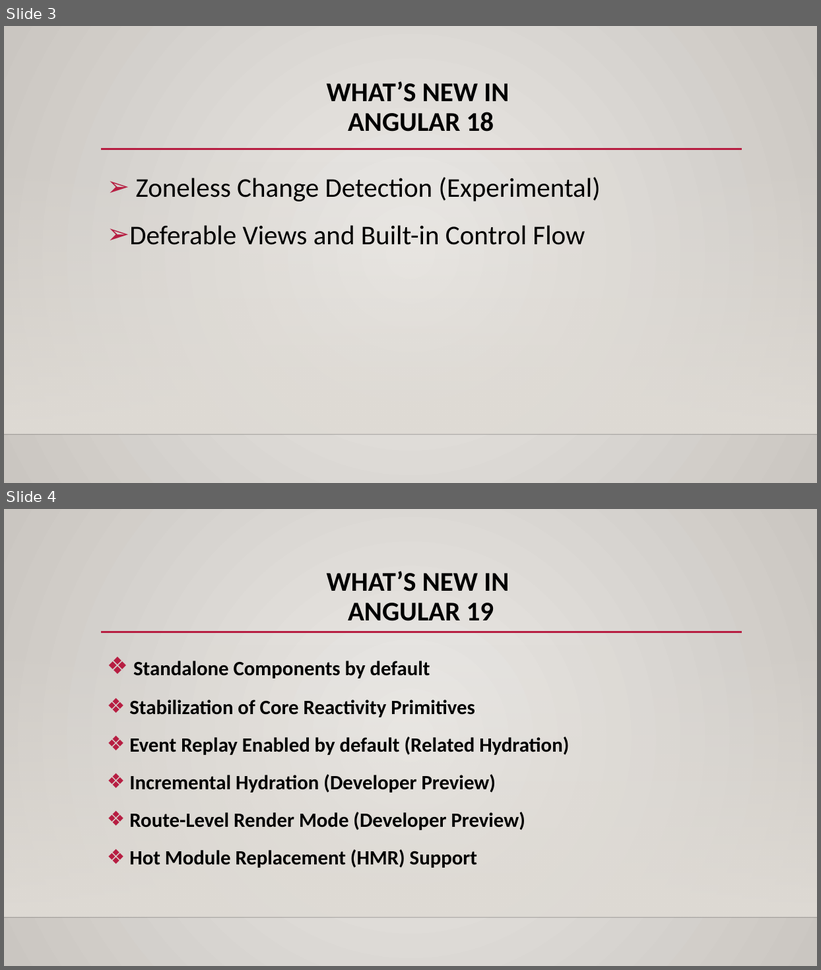
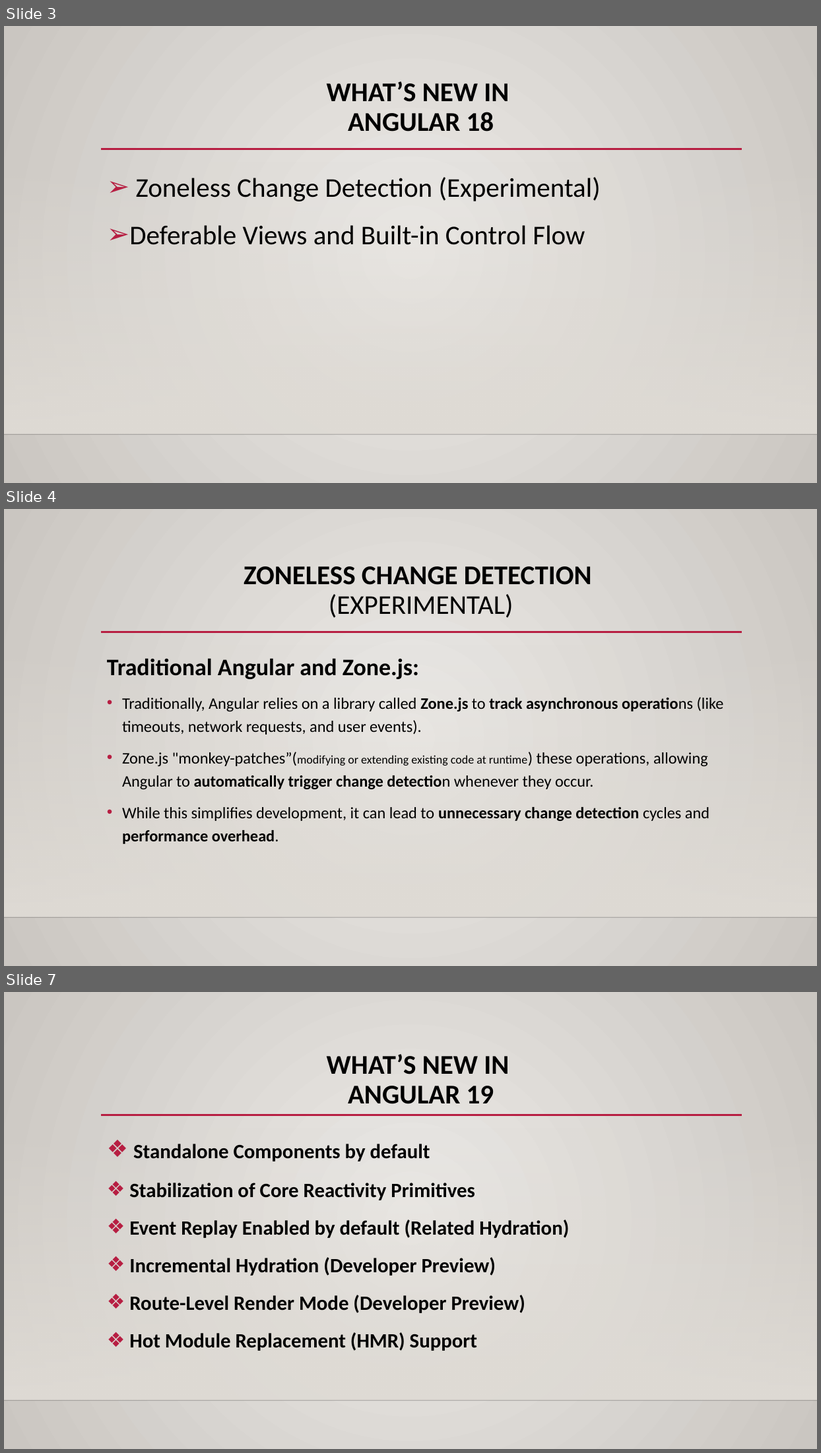
Before and after one commit to TriBuiQuang/demo_angular_19, a slide deck: Presentation2.pptx. Shown one above the other, each under a label of ours: slides 3 and 4 before the commit, slides 3, 4 and 7 after it; the slides between them are not shown. The pictures are 821x970 and 821x1453 pixels, drawn with LibreOffice and Linux fonts; fonts in the diff are those of the drawing; background and template pictures are left out. Boxes give left, top, right and bottom in pixels: in the first picture for what was removed or moved away, otherwise in the second. Text is boxed around its words. In the diff, an @@ line names an element or a change of style, - is before the commit and + after.

```diff
--- a/Presentation2.pptx
+++ b/Presentation2.pptx
@@ slide 4 added at [4,509,817,966], background gradient #ECEAE7 to #CAC7C1; not listed: 3 template elements that a slide beside it also shows @@
@@ title added at [244,566,592,618], 32 pt, text #000000, bold @@
+ZONELESS CHANGE DETECTION
+(EXPERIMENTAL)
@@ text added at [107,658,724,844], 19 pt, text #000000 @@
+Traditional Angular and Zone.js:
+• Traditionally, Angular relies on a library called Zone.js to track asynchronous operations (like timeouts, network requests, and user events).
+• Zone.js "monkey-patches”(modifying or extending existing code at runtime) these operations, allowing Angular to automatically trigger change detection whenever they occur.
+• While this simplifies development, it can lead to unnecessary change detection cycles and performance overhead.
@@ what was slide 4 is now slide 7 @@
```
Also in this commit, not shown: 2 slides changed, 7 other slides added, 1 other file.
